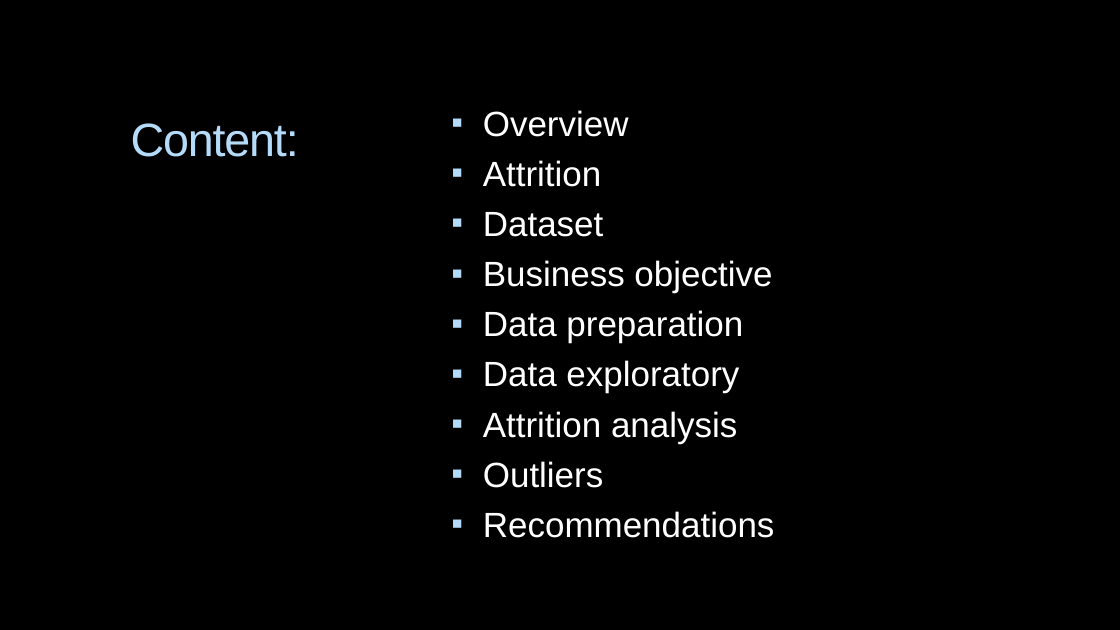
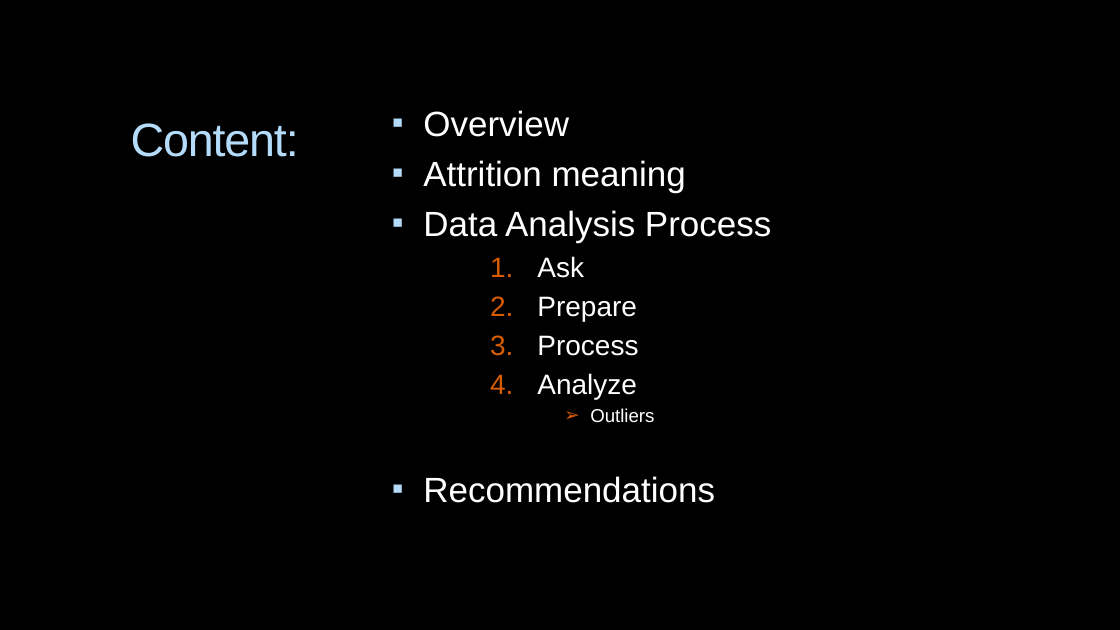
Before and after one commit to aya1fouad/Power_BI_Dashboards, a slide deck: slide 2 of Anayzing_IBM_HR_Employee_Attrition/HR Employees Attrition.pptx. Drawn at 1120x630 pixels with LibreOffice and Linux fonts; fonts in the diff are those of the drawing; background and template pictures are left out. Boxes give left, top, right and bottom in pixels: in the first picture for what was removed or moved away, otherwise in the second. Text is boxed around its words. In the diff, an @@ line names an element or a change of style, - is before the commit and + after.

```diff
--- a/Anayzing_IBM_HR_Employee_Attrition/HR Employees Attrition.pptx
+++ b/Anayzing_IBM_HR_Employee_Attrition/HR Employees Attrition.pptx
@@ text "Overview" moved from (x1=483, y1=110, x2=772, y2=488) to (x1=423, y1=110, x2=771, y2=503) @@
@@ text at (x1=423, y1=160, x2=771, y2=399): text changed @@
-▪ Attrition
-▪ Dataset
-▪ Business objective
-▪ Data preparation
-▪ Data exploratory
-▪ Attrition analysis
+▪ Attrition meaning
+▪ Data Analysis Process
+        1. Ask
+        2. Prepare
+        3. Process
+        4. Analyze
@@ text at (x1=590, y1=408, x2=654, y2=423): size 30 to 16 pt in "Outliers"; bullet ▪ to ➢; list level 1 to 9 in "Outliers"; bullet colour #B4DCFA to #D85C00 @@
```
Also in this commit, not shown: 17 other slides changed, 1 slide added, 1 other file.
